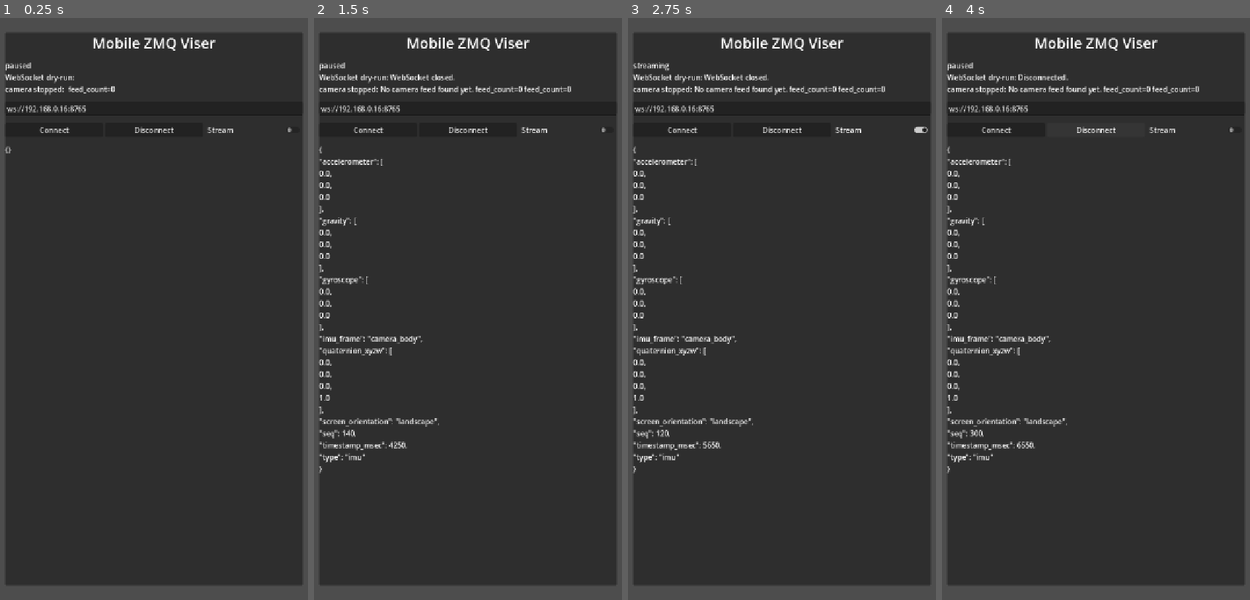
Above: before the commit, frames 1-4 (left to right).
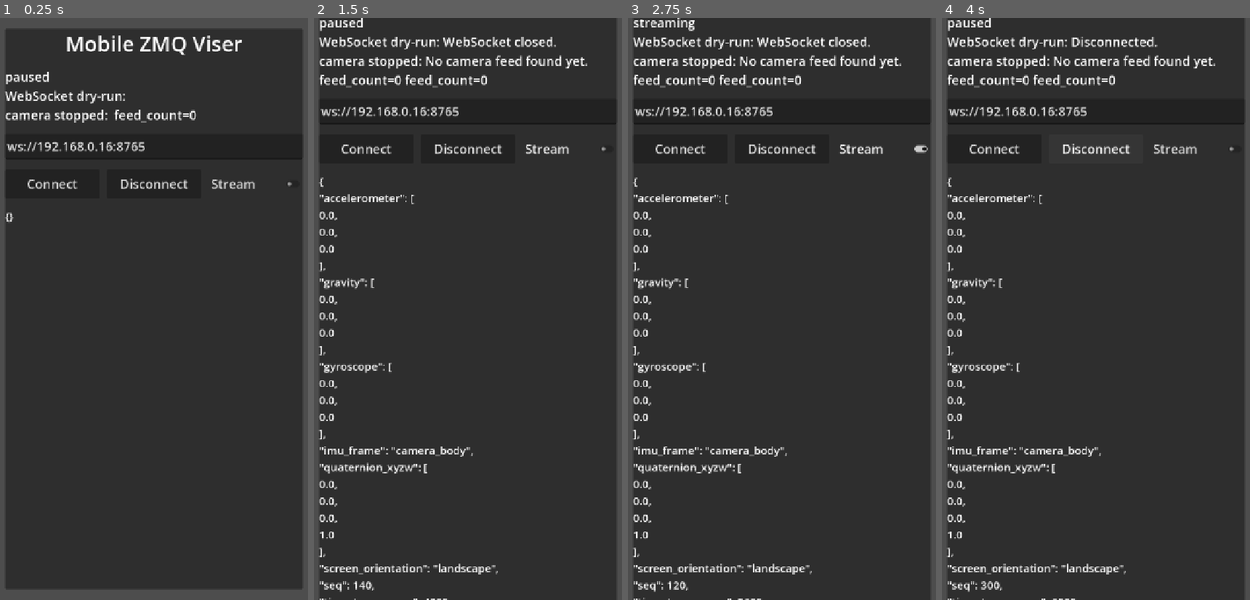
Above: after the commit, the same moments.

Repository: Calvindrinks/Mobile-Camera-IMU
Game: Godot game, scene res://scenes/Main.tscn
Two runs of this game, one before a commit and one after it. Both use one fixed random seed, a clock stepped at 60 frames per second and the inputs below.
Inputs:
- Up to frame 1 (0.25 s): no input
- Up to frame 2 (1.5 s): click "Stream" at 0.5 s; click "Stream" at 1.25 s
- Up to frame 3 (2.75 s): click "Stream" at 2 s
- Up to frame 4 (4 s): click "Connect" at 2.75 s; click "Disconnect" at 3.5 s

The runs differ from the first frame. In frame 1, 4.2% of the frame differs, in the area x 1-99%, y 2-98%; in frame 2, 12%; in frame 3, 12%, in the area x 1-99%, y 0-100%; in frame 4, 12%.

Commit message:
Release v0.2.3 with landscape UI and Viser render toggle

Diff:
--- a/godot/scenes/Main.tscn
+++ b/godot/scenes/Main.tscn
@@ -19,54 +19,65 @@
 grow_horizontal = 2
 grow_vertical = 2
 theme_override_constants/margin_left = 32
-theme_override_constants/margin_top = 32
+theme_override_constants/margin_top = 24
 theme_override_constants/margin_right = 32
-theme_override_constants/margin_bottom = 32
+theme_override_constants/margin_bottom = 24
 
 [node name="Panel" type="PanelContainer" parent="Margin"]
 layout_mode = 2
 
 [node name="Rows" type="VBoxContainer" parent="Margin/Panel"]
 layout_mode = 2
-theme_override_constants/separation = 16
+theme_override_constants/separation = 22
 
 [node name="Title" type="Label" parent="Margin/Panel/Rows"]
 layout_mode = 2
 text = "Mobile ZMQ Viser"
 horizontal_alignment = 1
-theme_override_font_sizes/font_size = 32
+theme_override_font_sizes/font_size = 46
 
 [node name="Status" type="Label" parent="Margin/Panel/Rows"]
 layout_mode = 2
 text = "Waiting..."
 autowrap_mode = 3
+theme_override_font_sizes/font_size = 28
 
 [node name="Endpoint" type="LineEdit" parent="Margin/Panel/Rows"]
+custom_minimum_size = Vector2(0, 56)
 layout_mode = 2
 placeholder_text = "ws://电脑IP:8765"
 text = "ws://192.168.0.16:8765"
+theme_override_font_sizes/font_size = 28
 
 [node name="Buttons" type="GridContainer" parent="Margin/Panel/Rows"]
 layout_mode = 2
-theme_override_constants/separation = 12
+theme_override_constants/h_separation = 16
+theme_override_constants/v_separation = 16
 columns = 3
 
 [node name="Connect" type="Button" parent="Margin/Panel/Rows/Buttons"]
+custom_minimum_size = Vector2(0, 64)
 layout_mode = 2
 size_flags_horizontal = 3
 text = "Connect"
+theme_override_font_sizes/font_size = 28
 
 [node name="Disconnect" type="Button" parent="Margin/Panel/Rows/Buttons"]
+custom_minimum_size = Vector2(0, 64)
 layout_mode = 2
 size_flags_horizontal = 3
 text = "Disconnect"
+theme_override_font_sizes/font_size = 28
 
 [node name="Streaming" type="CheckButton" parent="Margin/Panel/Rows/Buttons"]
+custom_minimum_size = Vector2(0, 64)
 layout_mode = 2
 size_flags_horizontal = 3
 text = "Stream"
+theme_override_font_sizes/font_size = 28
 
 [node name="Payload" type="Label" parent="Margin/Panel/Rows"]
 layout_mode = 2
 text = "{}"
 autowrap_mode = 3
+theme_override_font_sizes/font_size = 24
Not shown, changed: godot/export_presets.cfg
Not shown, changed: README.md
Not shown, changed: desktop/dds_viser_viewer.py
Not shown, changed: desktop/pyproject.toml
Not shown, changed: desktop/uv.lock
Not shown, changed: desktop/ws_viser_server.py
